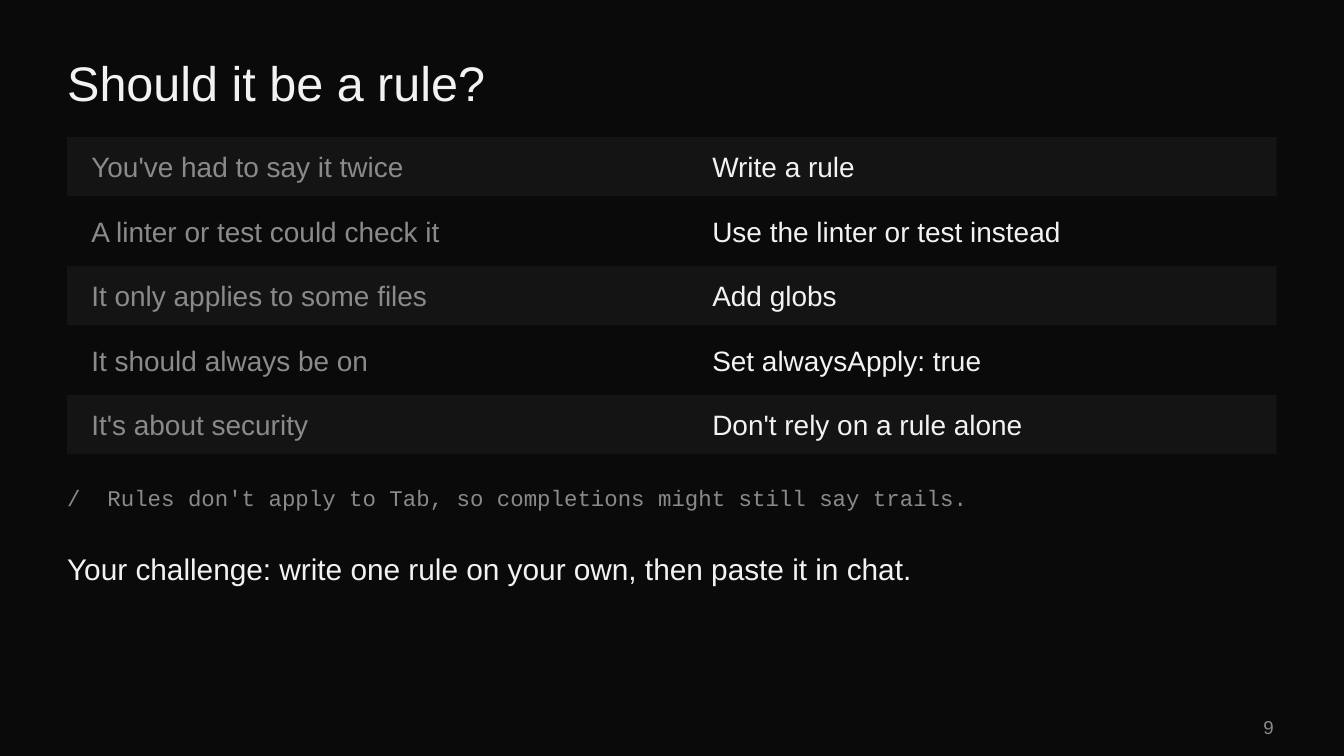
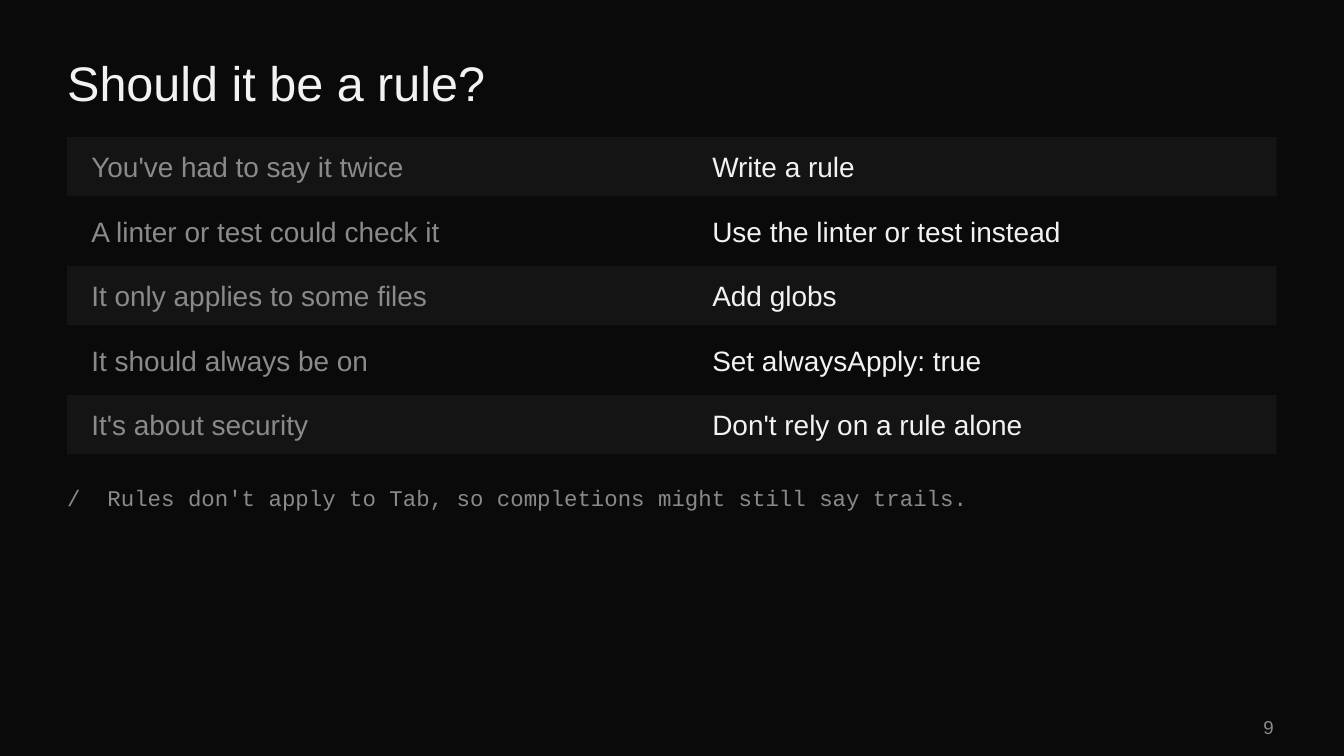
Before and after one commit to eveporcello/snowtooth-rules-teacher-guide, a slide deck: slide 9 of snowtooth-rules.pptx. Drawn at 1344x756 pixels with LibreOffice and Linux fonts; fonts in the diff are those of the drawing. Boxes give left, top, right and bottom in pixels: in the first picture for what was removed or moved away, otherwise in the second. Text is boxed around its words. In the diff, an @@ line names an element or a change of style, - is before the commit and + after.

```diff
--- a/snowtooth-rules.pptx
+++ b/snowtooth-rules.pptx
@@ text removed at [67, 558, 912, 585] @@
-Your challenge: write one rule on your own, then paste it in chat.
```
Also in this commit, not shown: 2 other slides changed, 1 slide added, 1 other file.
